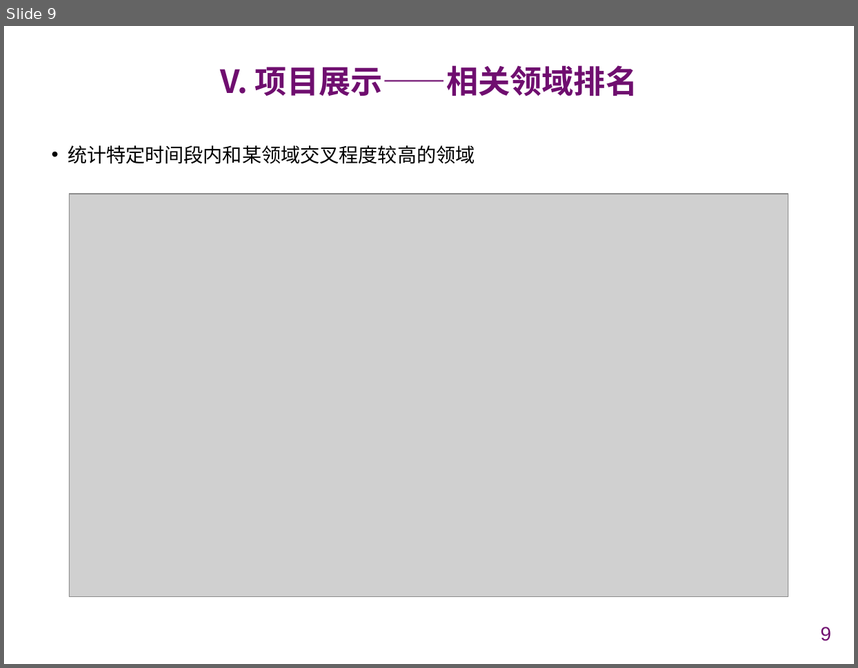
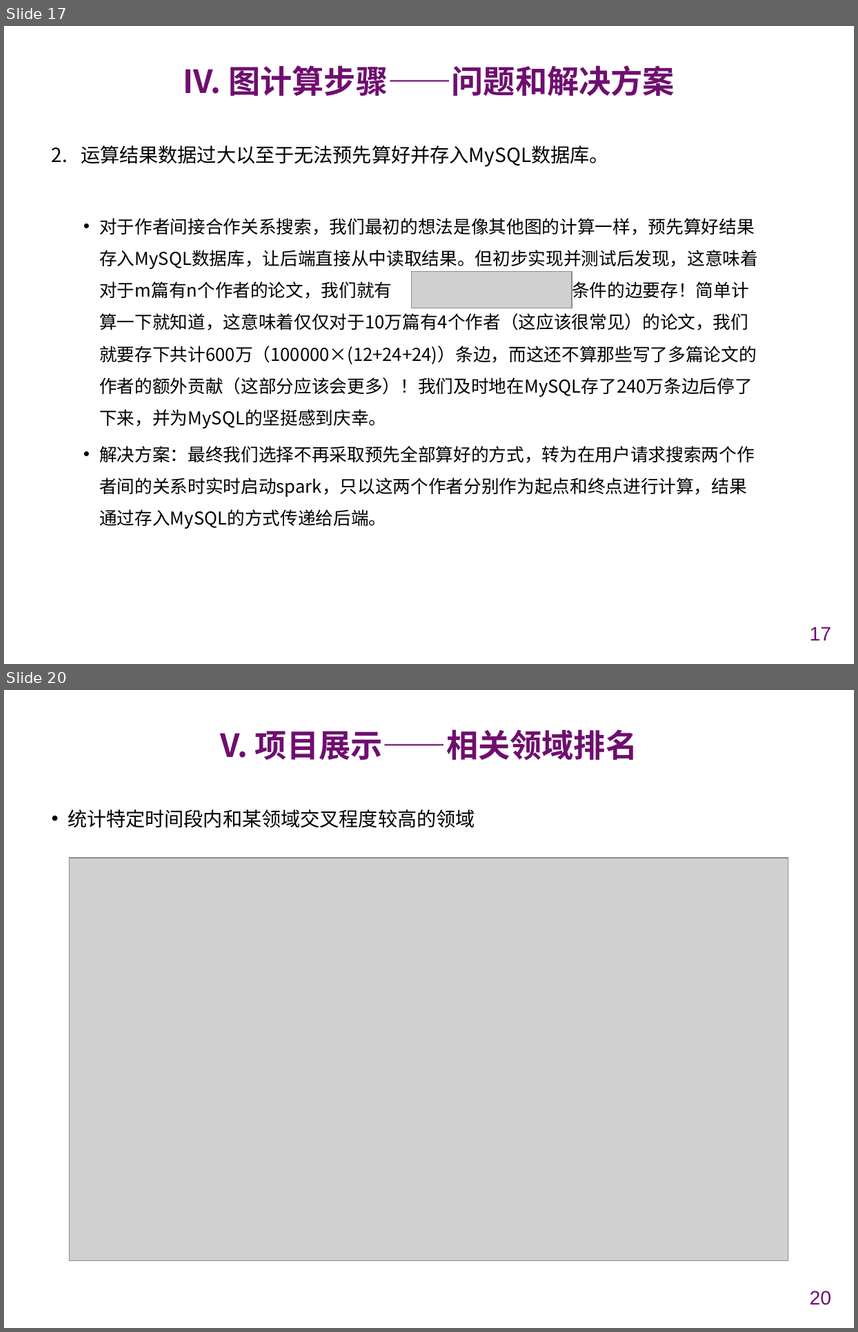
Before and after one commit to chenxiao2402/NJUSE-CloudComputing, a slide deck: PPT/云计算GraphX实现汇报.pptx. Shown one above the other, each under a label of ours: slide 9 before the commit, slides 17 and 20 after it; the slides between them are not shown. The pictures are 858x668 and 858x1332 pixels, drawn with LibreOffice and Linux fonts; fonts in the diff are those of the drawing; grey boxes stand for pictures; background and template pictures are left out. Boxes give left, top, right and bottom in pixels: in the first picture for what was removed or moved away, otherwise in the second. Text is boxed around its words. In the diff, an @@ line names an element or a change of style, - is before the commit and + after.

```diff
--- a/PPT/云计算GraphX实现汇报.pptx
+++ b/PPT/云计算GraphX实现汇报.pptx
@@ slide 17 added at (4,26,854,664), background #FFFFFF @@
@@ title added at (183,65,675,96), 27 pt, text #6F0E6F, bold @@
+IV. 图计算步骤——问题和解决方案
@@ text added at (52,145,758,528), 15 pt, text #000000 @@
+2. 运算结果数据过大以至于无法预先算好并存入MySQL数据库。
+  • 对于作者间接合作关系搜索，我们最初的想法是像其他图的计算一样，预先算好结果存入MySQL数据库，让后端直接从中读取结果。但初步实现并测试后发现，这意味着对于m篇有n个作者的论文，我们就有 条符合条件的边要存！简单计算一下就知道，这意味着仅仅对于10万篇有4个作者（这应该很常见）的论文，我们就要存下共计600万（100000×(12+24+24)）条边，而这还不算那些写了多篇论文的作者的额外贡献（这部分应该会更多）！我们及时地在MySQL存了240万条边后停了下来，并为MySQL的坚挺感到庆幸。
+  • 解决方案：最终我们选择不再采取预先全部算好的方式，转为在用户请求搜索两个作者间的关系时实时启动spark，只以这两个作者分别作为起点和终点进行计算，结果通过存入MySQL的方式传递给后端。
@@ picture added at (412,271,572,308) @@
@@ page number added at (810,626,831,640), 16.5 pt, text #6F0E6F @@
+17
@@ what was slide 9 is now slide 20 @@
@@ page number at (810,1290,831,1305): text changed @@
-9
+20
```
Also in this commit, not shown: 3 slides changed, 10 other slides added, 3 other files.
